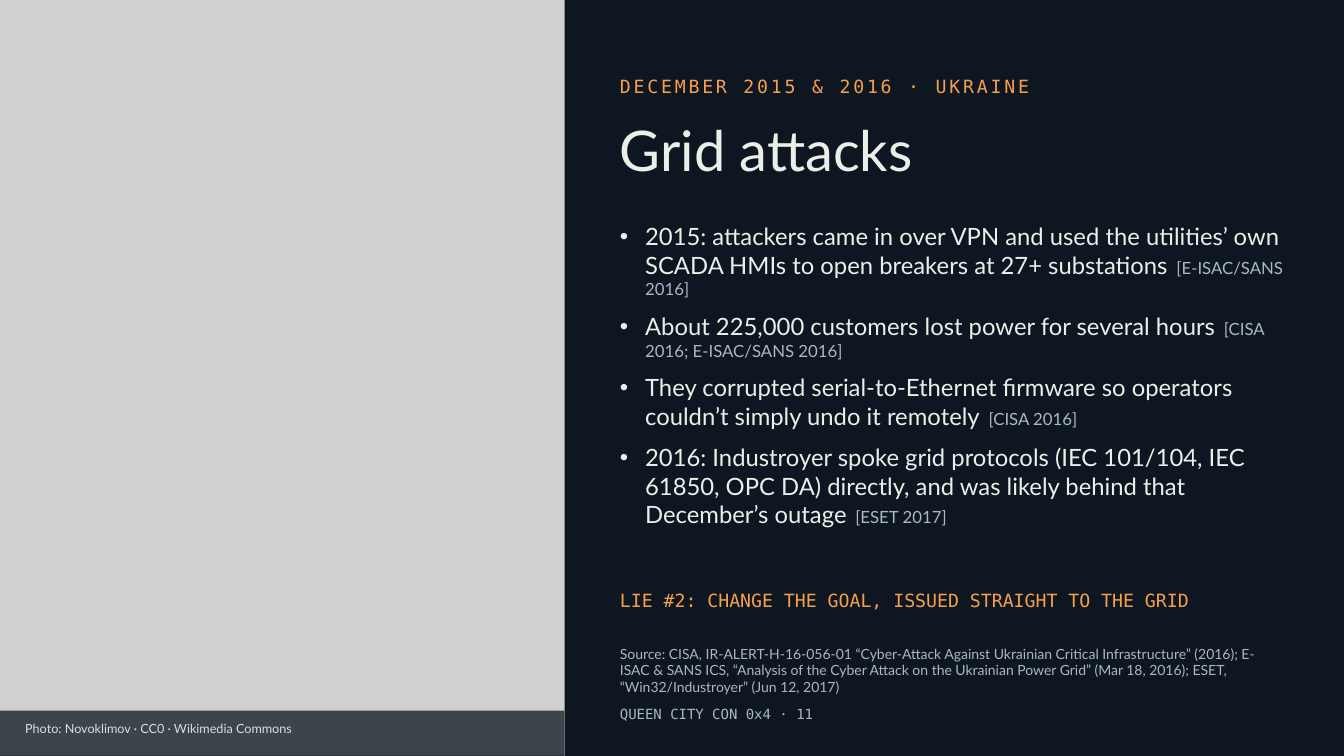
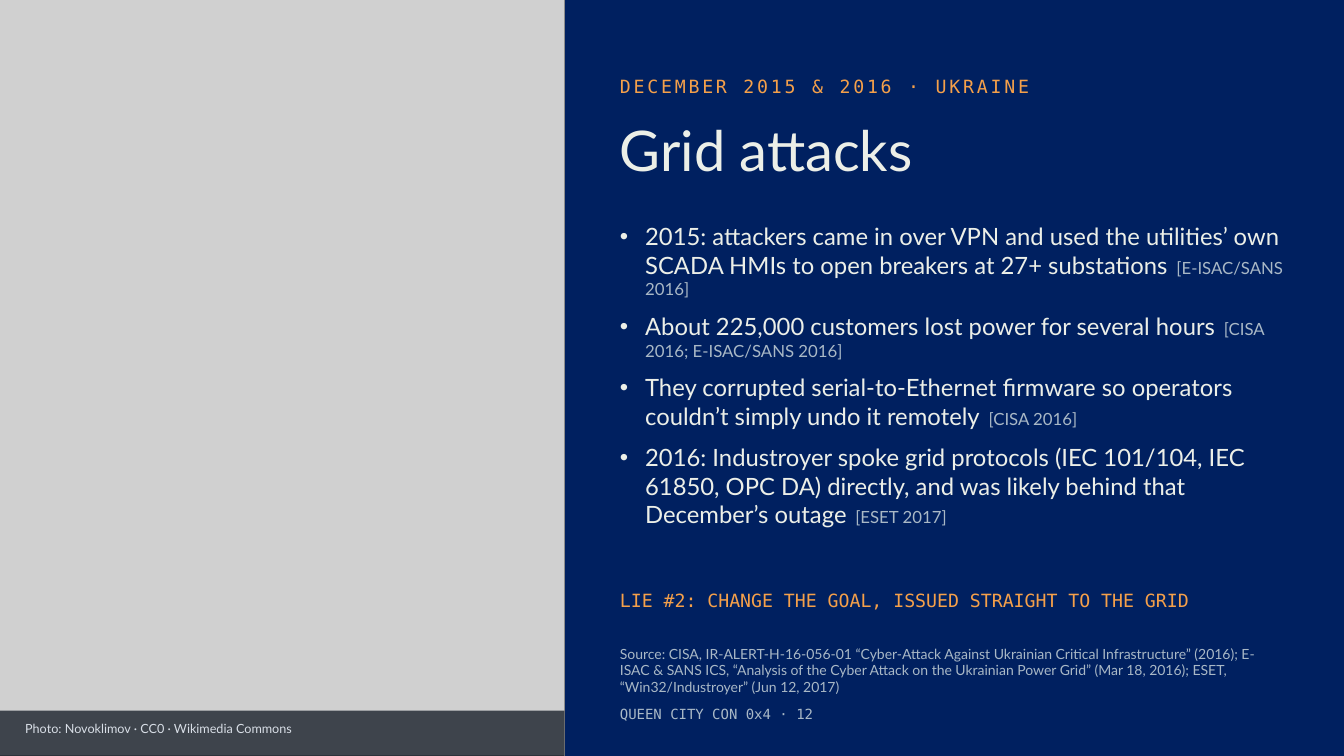
Before and after one commit to moaderboat/Hospital-IoT-HomeLab, a slide deck: slide 12 of Queen_City_Con/When the Sensor Lies v2.pptx (slide 11 before the commit). Drawn at 1344x756 pixels with LibreOffice and Linux fonts; fonts in the diff are those of the drawing; grey boxes stand for pictures. Boxes give left, top, right and bottom in pixels: in the first picture for what was removed or moved away, otherwise in the second. Text is boxed around its words. In the diff, an @@ line names an element or a change of style, - is before the commit and + after.

```diff
--- a/Queen_City_Con/When the Sensor Lies v2.pptx
+++ b/Queen_City_Con/When the Sensor Lies v2.pptx
@@ background #0E1621 to #002060 @@
@@ text at box(620, 708, 813, 721): text changed @@
-QUEEN CITY CON 0x4 · 11
+QUEEN CITY CON 0x4 · 12
```
Also in this commit, not shown: 15 other slides changed, 2 slides added.
